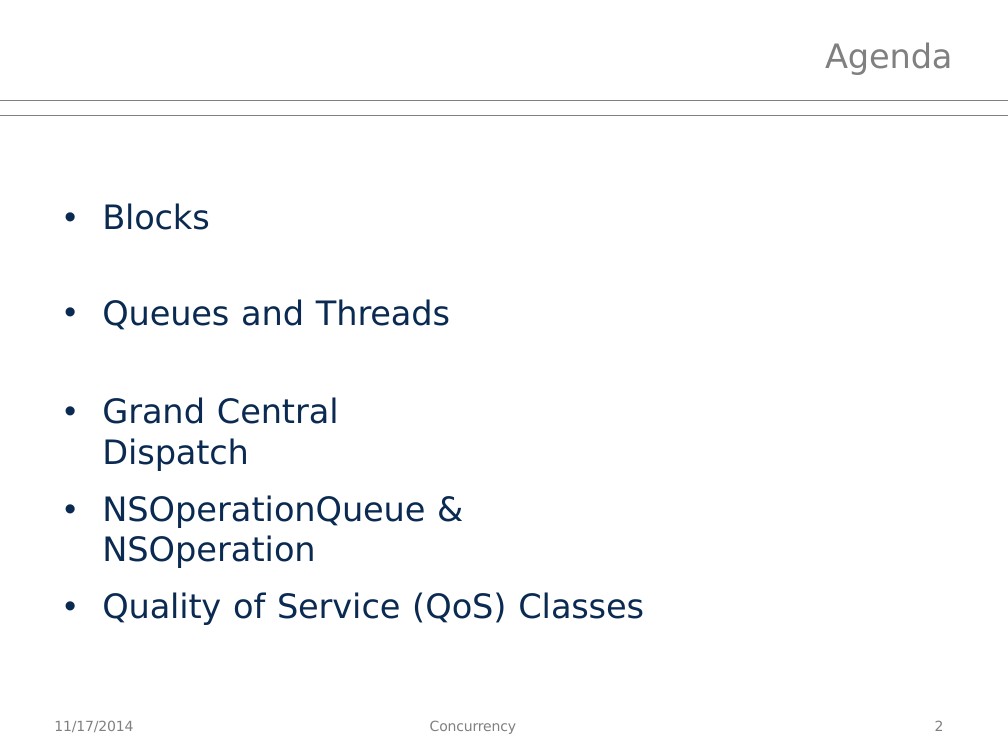
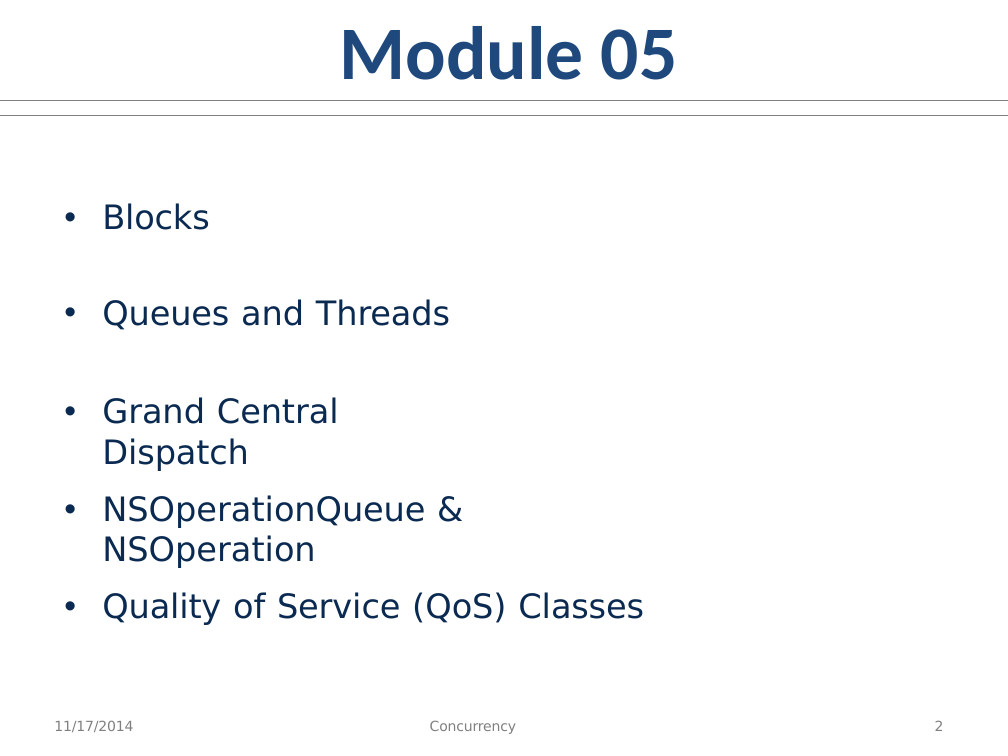
Before and after one commit to aminhngn/Course_Mobile_IOS, a slide deck: slide 2 of course/Module_05_ios_multitasking.pptx. Drawn at 1008x756 pixels with LibreOffice and Linux fonts; fonts in the diff are those of the drawing. Boxes give left, top, right and bottom in pixels: in the first picture for what was removed or moved away, otherwise in the second. Text is boxed around its words. In the diff, an @@ line names an element or a change of style, - is before the commit and + after.

```diff
--- a/course/Module_05_ios_multitasking.pptx
+++ b/course/Module_05_ios_multitasking.pptx
@@ text added at (339,26,678,80), 54 pt, text #1F497D, bold @@
+Module 05
@@ title removed at (825,42,952,75) @@
-Agenda
```
Also in this commit, not shown: 1 other slide changed, 5 other files.
